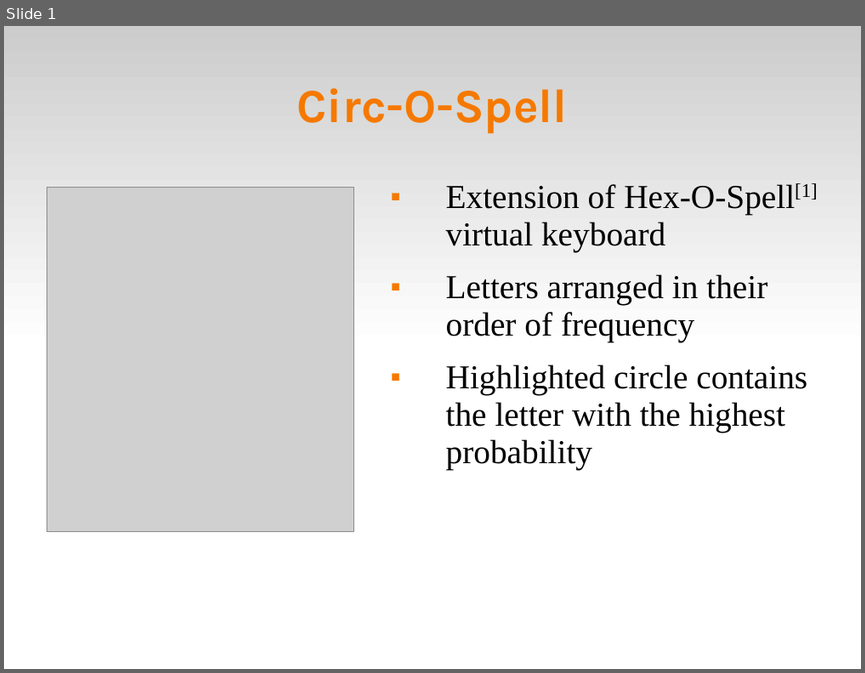
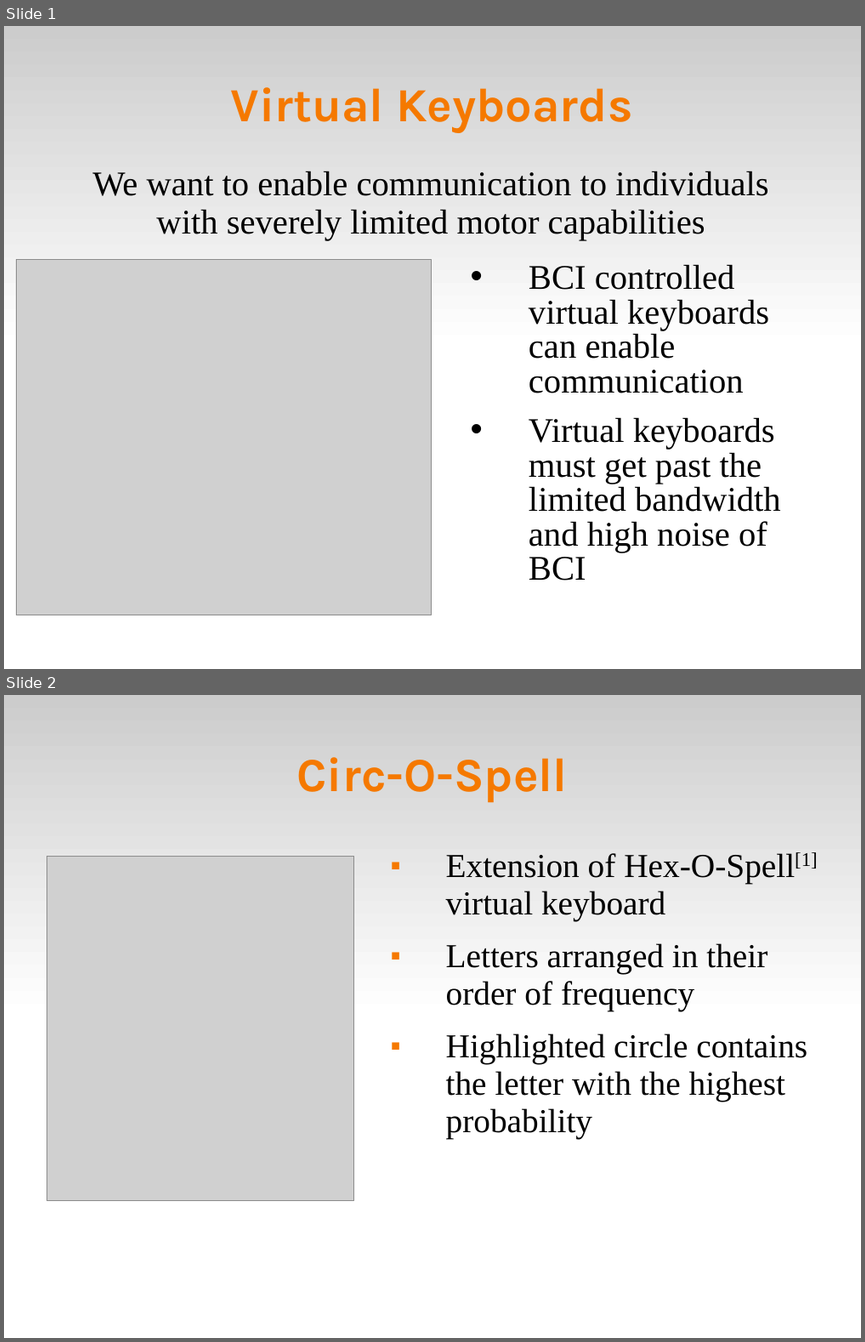
Before and after one commit to abdullah38rcc/BCI-Virtual-Keyboard, a slide deck: master's/docs/virtKey.ppt. Shown one above the other, each under a label of ours: slide 1 before the commit, slides 1 and 2 after it. The pictures are 865x673 and 865x1342 pixels, drawn with LibreOffice and Linux fonts; fonts in the diff are those of the drawing; grey boxes stand for pictures. Boxes give left, top, right and bottom in pixels: in the first picture for what was removed or moved away, otherwise in the second. Text is boxed around its words. In the diff, an @@ line names an element or a change of style, - is before the commit and + after.

Commit message:
* added virtual keyboard slide *

```diff
--- a/master's/docs/virtKey.ppt
+++ b/master's/docs/virtKey.ppt
@@ slide 1 added at [4, 26, 861, 669], background #FFFFFF; not listed: 1 template element that a slide beside it also shows @@
@@ title added at [230, 87, 633, 133], 44 pt, text #F57900, bold @@
+Virtual Keyboards
@@ text added at [92, 170, 768, 240], 32 pt, text #000000 @@
+We want to enable communication to individuals with severely limited motor capabilities
@@ picture added at [17, 259, 432, 614] @@
@@ text added at [528, 264, 781, 580], 32 pt, text #000000 @@
+• BCI controlled virtual keyboards can enable communication
+• Virtual keyboards must get past the limited bandwidth and high noise of BCI
@@ what was slide 1 is now slide 2 @@
```
Also in this commit, not shown: 1 slide changed, 1 other file.
